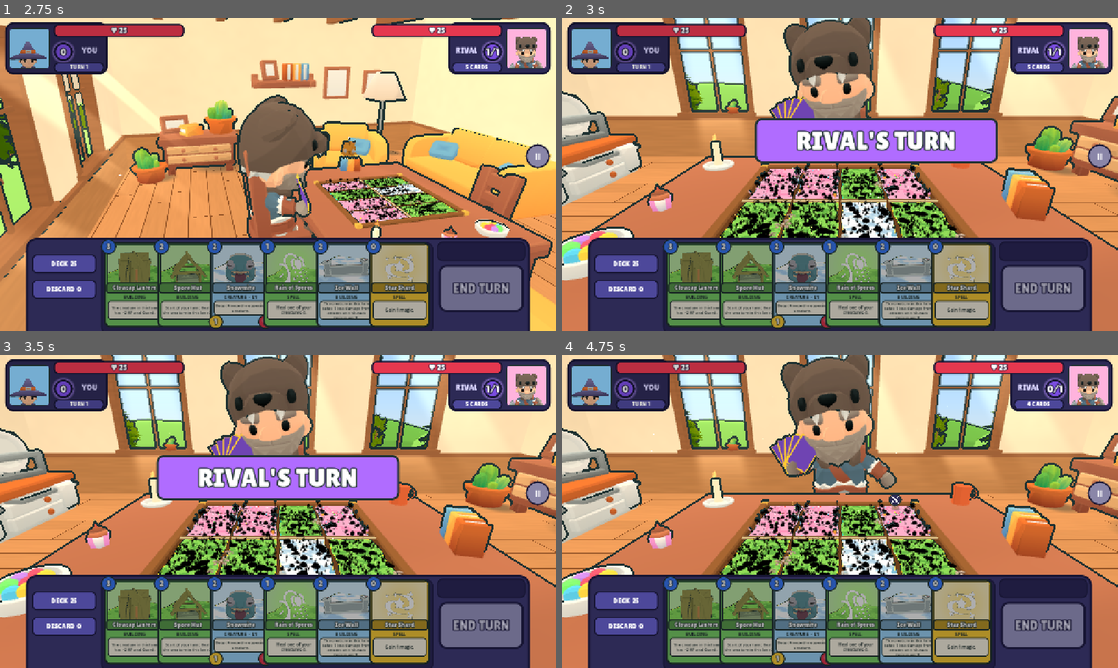
Above: before the commit, frames 1-4 (two rows, left to right).
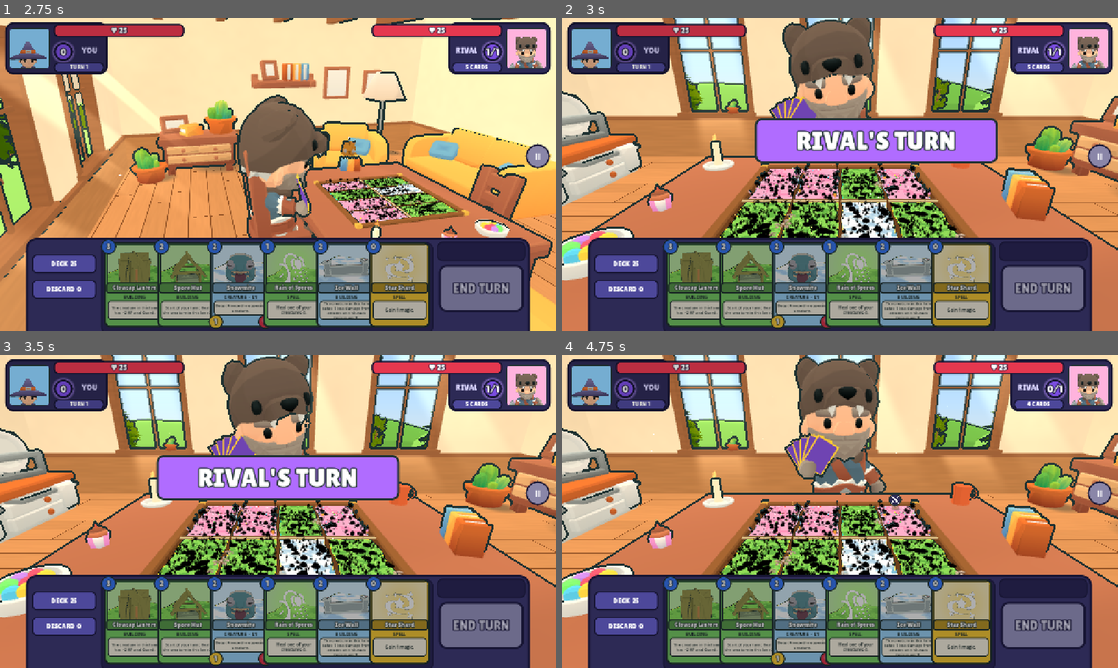
Above: after the commit, the same moments.

Repository: muriarty1893/cardwards
Game: Godot game, scene res://menus/main_menu.tscn
The game is run twice, just before and just after one commit, with the same random seed, the same clock (stepped at 60 frames per second) and the same inputs.
Inputs (mouse positions are in pixels of both pictures, inside the frame that each line leads up to):
- Up to frame 1 (2.75 s): click "Easy" at 0.5 s; click "Easy" at 1.25 s; click "PLAY" at 2 s
- Up to frame 2 (3 s): tap Enter at 2.75 s; drag from (695, 284) to (895, 105) at 2.77 s
- Up to frame 3 (3.5 s): no input
- Up to frame 4 (4.75 s): drag from (751, 621) to (812, 574) at 3.52 s; move the mouse to (801, 621) at 4.27 s; click (801, 621) at 4.42 s

Frame 1 is identical in both runs. In frame 2, 1.1% of the frame differs, in the area x 39-57%, y 0-32%; in frame 3, 1.7%; in frame 4, 4.3%, in the area x 37-61%, y 0-45%.

Commit message:
feat: attacks from wandering positions, hero leaps, rival reactions, close-ups
Attacks run from where the attacker stands to where its target stands (holding both still),
with a camera close-up; hero attacks leap at the seated rival or at the camera with a shake.
The rival leans in to play cards, cheers, flinches, thinks on its turn and wins or slumps.
Aiming starts from the creature's current spot, marks it aiming, and is dropped if it dies;
the rival, its panel and the table in front of it all target the enemy hero. Effects use
current creature positions; hero hits land on the rival.

Co-Authored-By: Claude Opus 5.5 <noreply@anthropic.com>
Claude-Session: https://claude.ai/code/session_01KWhDzHoaJZoxty1TDdYE3R

Diff:
--- /dev/null
+++ b/tests/test_table_events.gd
@@ -0,0 +1,178 @@
+extends TestCase
+## Attacks start from where creatures stand and end where their target stands; everything is let
+## go afterwards; the rival reacts; attacks get a close-up; pointing at the rival or the table in
+## front of them targets the enemy hero; a half-lane picks its creature anywhere in it.
+
+
+func _fast(m: MatchController) -> void:
+	m.player.speed = 20.0
+	m.pace = 20.0
+	m.timing_bar.auto_stop = true
+	m.timing_bar.force_needle = 0.5
+
+
+func _clear_board(m: MatchController) -> void:
+	for p: int in 2:
+		for l: int in 4:
+			m.state.players[p].lanes[l].creature = null
+			m.state.players[p].lanes[l].building = null
+	m.sync_all()
+
+
+func _settle(m: MatchController) -> void:
+	var tree := Engine.get_main_loop() as SceneTree
+	for i: int in 300:
+		await tree.process_frame
+		var moving: bool = m.busy
+		for p: int in 2:
+			for l: int in 4:
+				var v: CreatureView = m.creature_views[p][l]
+				moving = moving or (is_instance_valid(v) and v.busy)
+		if not moving:
+			return
+
+
+func _setup(attacker: StringName, target_hp: int) -> MatchController:
+	var m: MatchController = await Fx.load_match()
+	_fast(m)
+	_clear_board(m)
+	Fx.put_creature(m.state, 0, 1, attacker)
+	Fx.put(m.state, 1, 2, Fx.card(&"dummy", CardData.Kind.CREATURE, 1, 1, target_hp))
+	m.sync_all()
+	m.refresh_ui()
+	return m
+
+
+func _flat(v: Node3D) -> Vector2:
+	return Vector2(v.global_position.x, v.global_position.z)
+
+
+func test_attack_from_mid_roam_ends_at_target() -> bool:
+	var m: MatchController = await _setup(&"flarebeak", 30)
+	var a: CreatureView = m.creature_views[0][1]
+	var t: CreatureView = m.creature_views[1][2]
+	var za: Rect2 = m.board.roam_rect(0, 1)
+	var zt: Rect2 = m.board.roam_rect(1, 2)
+	a.position = Vector3(za.position.x + 0.2, a.position.y, za.end.y - 0.3)
+	t.position = Vector3(zt.end.x - 0.2, t.position.y, zt.position.y + 0.4)
+	var closest: Array[float] = [1e9]
+	var watch := func() -> void:
+		if is_instance_valid(a) and is_instance_valid(t):
+			closest[0] = minf(closest[0], _flat(a).distance_to(_flat(t)))
+	var tree := Engine.get_main_loop() as SceneTree
+	tree.process_frame.connect(watch)
+	await m.request_attack(1, 2)
+	await _settle(m)
+	tree.process_frame.disconnect(watch)
+	assert_true(closest[0] < 0.6, "attacker reached its target where it stood (closest %.2f)" % closest[0])
+	m.queue_free()
+	return true
+
+
+func test_all_released_after_sequences() -> bool:
+	var m: MatchController = await _setup(&"flarebeak", 30)
+	await m.request_attack(1, 2)
+	await _settle(m)
+	# A lethal attack (death) next turn-equivalent: make the attacker ready again.
+	m.state.players[0].lanes[1].creature.attacks_used = 0
+	m.state.players[1].lanes[2].creature.damage = 29
+	await m.request_attack(1, 2)
+	await _settle(m)
+	for p: int in 2:
+		for l: int in 4:
+			var v: CreatureView = m.creature_views[p][l]
+			if not is_instance_valid(v):
+				continue
+			assert_true(not v.busy and not v.aiming, "p%d l%d released" % [p, l])
+			assert_true(m.board.roam_rect(p, l).grow(0.05).has_point(_flat(v)), "p%d l%d back in its zone (%s)" % [p, l, v.position])
+	assert_true(not is_instance_valid(m.creature_views[1][2]), "the target died")
+	m.queue_free()
+	return true
+
+
+func test_target_at_rival_rect() -> bool:
+	var m: MatchController = await Fx.load_match()
+	var r: Rect2 = m.rival.hero_rect(m.rig.camera)
+	assert_eq(m.input._target_at(r.get_center()), -1, "pointing at the rival = enemy hero")
+	m.queue_free()
+	return true
+
+
+func test_target_at_table_strip() -> bool:
+	var m: MatchController = await Fx.load_match()
+	var mid := Vector3(0.0, 0.0, (Board.TRAY_RECT.position.y + Room.TABLE_RECT.position.y) / 2.0)
+	var at: Vector2 = m.rig.camera.unproject_position(mid)
+	assert_eq(m.input._target_at(at), -1, "the table in front of the rival = enemy hero")
+	m.queue_free()
+	return true
+
+
+func test_press_anywhere_on_half_lane_picks() -> bool:
+	var m: MatchController = await _setup(&"flarebeak", 30)
+	var a: CreatureView = m.creature_views[0][1]
+	var z: Rect2 = m.board.roam_rect(0, 1)
+	a.position = Vector3(z.position.x + 0.1, a.position.y, z.get_center().y)
+	var press_at: Vector2 = m.rig.camera.unproject_position(Vector3(z.end.x - 0.1, Island.TOP_Y, z.get_center().y))
+	var ev := InputEventMouseButton.new()
+	ev.button_index = MOUSE_BUTTON_LEFT
+	ev.pressed = true
+	ev.position = press_at
+	m.input._unhandled_input(ev)
+	assert_eq(m.input.mode, InputController.Mode.AIMING, "aiming from the creature in that half-lane")
+	assert_true(a.aiming, "the creature knows it's being aimed with")
+	m.input.cancel()
+	assert_true(not a.aiming, "aim flag cleared on cancel")
+	m.queue_free()
+	return true
+
+
+func test_rival_reacts_to_events() -> bool:
+	var m: MatchController = await Fx.load_match()
+	var tree := Engine.get_main_loop() as SceneTree
+	m.player.play([GameEvent.make(&"creature_played", {"player": 1, "lane": 0, "card": &"cinderpup"})])
+	await tree.process_frame
+	assert_eq(m.rival.upper_anim(), &"Interact", "leans in to play a card")
+	await _settle(m)
+	m.player.play([GameEvent.make(&"hero_damaged", {"player": 0, "amount": 1, "hp": 24})])
+	await tree.process_frame
+	assert_eq(m.rival.upper_anim(), &"Cheer", "cheers when it hits you")
+	await _settle(m)
+	await tree.create_timer(2.0).timeout
+	m.player.play([GameEvent.make(&"hero_damaged", {"player": 1, "amount": 1, "hp": 24})])
+	await tree.process_frame
+	assert_eq(m.rival.upper_anim(), &"Hit_A", "flinches when hit")
+	m.queue_free()
+	await tree.process_frame
+	return true
+
+
+func test_close_up_per_attack() -> bool:
+	var was: bool = Settings.battle_closeups
+	for on: bool in [true, false]:
+		Settings.battle_closeups = on
+		var m: MatchController = await _setup(&"flarebeak", 30)
+		var before: int = m.rig.close_up_count
+		await m.request_attack(1, 2)
+		await _settle(m)
+		assert_eq(m.rig.close_up_count - before, 1 if on else 0, "close-ups %s" % ("on" if on else "off"))
+		m.queue_free()
+	Settings.battle_closeups = was
+	return true
+
+
+## The attacker dies mid-aim: the aim is dropped cleanly.
+func test_aim_cancelled_when_attacker_dies() -> bool:
+	var m: MatchController = await _setup(&"flarebeak", 30)
+	var z: Rect2 = m.board.roam_rect(0, 1)
+	var ev := InputEventMouseButton.new()
+	ev.button_index = MOUSE_BUTTON_LEFT
+	ev.pressed = true
+	ev.position = m.rig.camera.unproject_position(Vector3(z.get_center().x, Island.TOP_Y, z.get_center().y))
+	m.input._unhandled_input(ev)
+	assert_eq(m.input.mode, InputController.Mode.AIMING, "aiming")
+	m.state.players[0].lanes[1].creature = null
+	await m.player.play([GameEvent.make(&"creature_destroyed", {"player": 0, "lane": 1, "card": &"flarebeak"})])
+	assert_eq(m.input.mode, InputController.Mode.IDLE, "aim dropped")
+	assert_true(not m.attack_arrow.visible, "arrow cleared")
+	m.queue_free()
+	return true
--- a/view/event_player.gd
+++ b/view/event_player.gd
@@ -40,6 +40,7 @@
 
 func _play_one(e: GameEvent) -> void:
 	var d: Dictionary = e.data
+	_rival_react(e)
 	if e.type in EFFECT_EVENTS:
 		var kind: StringName = FxDirector.choose(_source, e)
 		await FxDirector.play(kind, _source, e, m)
@@ -111,6 +112,33 @@
 			m.hud.refresh(m.state, MatchController.HUMAN)
 
 
+## The seated rival reacts to what happens at the table.
+func _rival_react(e: GameEvent) -> void:
+	var r: RivalSeat = m.rival
+	if r == null:
+		return
+	var d: Dictionary = e.data
+	var ai: bool = int(d.get("player", -1)) == MatchController.AI
+	match e.type:
+		&"creature_played", &"building_played", &"spell_cast":
+			if ai:
+				r.play_card()
+		&"hero_damaged":
+			if int(d.get("amount", 0)) > 0:
+				if ai:
+					r.flinch()
+				else:
+					r.cheer()
+		&"turn_started":
+			r.think(ai)
+		&"game_over":
+			r.think(false)
+			if int(d.get("winner", -1)) == MatchController.AI:
+				r.win()
+			else:
+				r.lose()
+
+
 func _view(p: int, l: int) -> CreatureView:
 	var v: Variant = m.creature_views[p][l]
 	return v as CreatureView if is_instance_valid(v) else null
@@ -160,6 +188,7 @@
 
 
 func _death(d: Dictionary) -> void:
+	m.input.creature_gone(d["player"], d["lane"])
 	var v: CreatureView = _view(d["player"], d["lane"])
 	if v == null:
 		return
@@ -187,33 +216,84 @@
 	if v == null:
 		return
 	var foe: int = 1 - p
+	var tl: int = int(d.get("target_lane", -1))
+	var tv: CreatureView = _view(foe, tl) if tl >= 0 else null
 	var home: Vector3 = v.position
-	var tl: int = int(d.get("target_lane", -1))
-	var target: Vector3 = m.board.anchor(foe, tl) if tl >= 0 else m.board.hero_point(foe, lane)
-	target = home.lerp(target, 0.78)
+	var hero: bool = tl < 0
+	var target: Vector3
+	if tv:
+		tv.busy = true
+		# Stop just short of the target, wherever it stands.
+		var to: Vector3 = tv.position
+		var gap := Vector3(to.x - home.x, 0.0, to.z - home.z)
+		target = to - gap.normalized() * minf(0.35, gap.length() * 0.5)
+	else:
+		target = m.board.hero_point(foe, lane)
+		target.x = home.x
 	v.busy = true
-	# Wind-up squash, then the leap (the impact plays with the damage event that follows).
+	var out_t: float = 0.3 / speed
+	var back_t: float = 0.4 / speed
+	m.rig.close_up(v.global_position, Vector3(target.x, home.y, target.z), (0.2 + 0.3 + 0.15 + 0.4 + (0.35 if hero else 0.0)) / speed)
+	# Wind-up squash, then the run (the impact plays with the damage event that follows).
 	var base: Vector3 = v.body.scale
 	var wind := v.create_tween()
 	wind.tween_property(v.body, "scale", base * Vector3(1.15, 0.8, 1.15), 0.12 / speed)
 	wind.tween_property(v.body, "scale", base, 0.08 / speed)
 	await wind.finished
+	if not is_instance_valid(v):
+		return
+	var flat := Vector2(target.x - home.x, target.z - home.z)
+	if flat.length() > 0.01:
+		v.rotation.y = atan2(flat.x, flat.y)
 	v.play_attack()
-	var trail := Burst.spawn(v, &"dust_ring", v.global_position, Color(1, 1, 1, 0.6), 0.6)
+	var trail := Burst.spawn(v, &"dust_ring", v.global_position, Color(1, 1, 1, 0.6), 0.4)
 	trail.one_shot = false
 	var out := v.create_tween()
 	out.tween_method(func(k: float) -> void:
-		v.position = home.lerp(target, k * k) + Vector3(0, sin(k * PI) * 0.9, 0), 0.0, 1.0, 0.3 / speed)
+		v.position = home.lerp(target, k * k) + Vector3(0, sin(k * PI) * 0.5, 0), 0.0, 1.0, out_t)
 	await out.finished
 	if is_instance_valid(trail):
 		trail.queue_free()
+	if not is_instance_valid(v):
+		return
+	var turn_back: Vector3 = target
+	if hero:
+		turn_back = await _hero_leap(v, target, foe)
+		if not is_instance_valid(v):
+			return
+	if tv:
+		var t_ref: CreatureView = tv
+		get_tree().create_timer(0.6 / speed).timeout.connect(func() -> void:
+			if is_instance_valid(t_ref):
+				t_ref.busy = false)
 	var back := v.create_tween()
 	back.tween_interval(0.15 / speed)
 	back.tween_method(func(k: float) -> void:
-		v.position = target.lerp(home, k) + Vector3(0, sin(k * PI) * 0.4, 0), 0.0, 1.0, 0.4 / speed)
+		v.position = turn_back.lerp(home, k) + Vector3(0, sin(k * PI) * 0.3, 0), 0.0, 1.0, back_t)
 	back.tween_callback(func() -> void:
 		v.position = home
 		v.busy = false)
+
+
+## From the board's edge: a leap at the rival (who flinches with the damage) or, when the rival's
+## creature attacks you, at the camera with a shake. Returns where the creature lands again.
+func _hero_leap(v: CreatureView, edge: Vector3, foe: int) -> Vector3:
+	var peak: Vector3
+	if foe == MatchController.AI and m.rival:
+		peak = edge.lerp(m.rival.hand_point(), 0.45)
+	else:
+		peak = edge.lerp(m.rig.camera.global_position, 0.35)
+	var up := v.create_tween()
+	up.tween_method(func(k: float) -> void:
+		v.position = edge.lerp(peak, k) + Vector3(0, sin(k * PI) * 0.4, 0), 0.0, 1.0, 0.18 / speed)
+	await up.finished
+	if foe == MatchController.HUMAN:
+		m.rig.kick(0.6)
+	var down := v.create_tween()
+	down.tween_method(func(k: float) -> void:
+		v.position = peak.lerp(edge, k), 0.0, 1.0, 0.17 / speed)
+	await down.finished
+	return edge
 
 
 ## Brief freeze-frame on impact. Always restores the time scale.
--- a/view/fx/fx_director.gd
+++ b/view/fx/fx_director.gd
@@ -68,14 +68,14 @@
 				var foe: int = 1 - int(source["player"])
 				for l: int in 4:
 					if m.state.players[foe].lanes[l].creature != null or l == int(d["lane"]):
-						pts.append(m.board.anchor(foe, l))
+						pts.append(spot(m, foe, l))
 				Rain.over(m, pts, &"embers", 0.6 / sp)
 				await _wait(m, 0.45 / sp)
 				if not is_instance_valid(m):
 					return
 		&"rain_of_spores":
-			var spot: Array[Vector3] = [m.board.anchor(d["player"], d["lane"])]
-			Rain.over(m, spot, &"spores", 0.5 / sp)
+			var spots: Array[Vector3] = [spot(m, d["player"], d["lane"])]
+			Rain.over(m, spots, &"spores", 0.5 / sp)
 			await _wait(m, 0.4 / sp)
 			if not is_instance_valid(m):
 				return
@@ -170,7 +170,7 @@
 			# instead of a shake (a shake would fight the flight tween over its position).
 			var hit_back: bool = d.get("kind", &"") == &"hit_back"
 			if hit_back and v:
-				pos = v.global_position + (pos - m.board.anchor(d["player"], d["lane"]))
+				pos = v.global_position + (pos - spot(m, d["player"], d["lane"]))
 			var attack: bool = kind == &"attack_hit"
 			if attack:
 				await m.player.hit_stop()
@@ -229,7 +229,7 @@
 				return
 		&"creature_healed":
 			if int(d["amount"]) > 0:
-				var pos: Vector3 = m.board.anchor(d["player"], d["lane"]) + Vector3(0, 0.6, 0)
+				var pos: Vector3 = spot(m, d["player"], d["lane"]) + Vector3(0, 0.4, 0)
 				Burst.spawn(m, &"heal", pos, Color.WHITE, 1.2)
 				Audio.sfx(&"heal")
 				DamageNumber.spawn(m, _number_pos(m, d["player"], d["lane"]), "+%d" % d["amount"], HEAL)
@@ -298,17 +298,28 @@
 ## screen, so its numbers sit lower and toward the middle line to stay visible.
 static func _number_pos(m: MatchController, p: int, lane: int) -> Vector3:
 	if p == MatchController.HUMAN:
-		return m.board.anchor(p, lane) + Vector3(0, 1.2, 0)
-	return m.board.anchor(p, lane) + Vector3(0, 0.7, 1.0)
+		return spot(m, p, lane) + Vector3(0, 0.9, 0)
+	return spot(m, p, lane) + Vector3(0, 0.6, 0.6)
 
 
 static func _creature_pos(m: MatchController, d: Dictionary) -> Vector3:
-	return m.board.anchor(d["player"], d["lane"]) + Vector3(0, 0.5, 0)
-
-
-## Where a hero "stands": behind the middle of their lanes, toward their own edge.
+	return spot(m, d["player"], d["lane"]) + Vector3(0, 0.3, 0)
+
+
+## Where the creature in a lane is right now (it wanders); the lane's centre if there is none.
+static func spot(m: MatchController, p: int, lane: int) -> Vector3:
+	var v: Variant = m.creature_views[p][lane]
+	if is_instance_valid(v):
+		return (v as Node3D).global_position
+	return m.board.anchor(p, lane)
+
+
+## Where a hero is: the rival at the far side of the table (their chest), you just in front of
+## your edge of the board.
 static func _hero_pos(m: MatchController, p: int) -> Vector3:
-	return Vector3(0, 1.4, 3.6 if p == MatchController.HUMAN else -3.6)
+	if p == MatchController.AI and m.rival:
+		return m.rival.bone_position(&"chest")
+	return Vector3(0, 1.2, 7.0)
 
 
 static func _source_pos(m: MatchController, source: Dictionary) -> Vector3:
@@ -321,7 +332,7 @@
 		var b: Variant = m.building_views[p][lane]
 		if is_instance_valid(b):
 			return (b as Node3D).global_position + Vector3(0, 1.0, 0)
-	return m.board.anchor(p, lane) + Vector3(0, 0.6, 0)
+	return spot(m, p, lane) + Vector3(0, 0.4, 0)
 
 
 static func _element(m: MatchController, source: Dictionary) -> StringName:
--- a/view/input_controller.gd
+++ b/view/input_controller.gd
@@ -174,6 +174,10 @@
 	mode = Mode.AIMING
 	_aim_lane = lane
 	_press_pos = pos
+	var av: CreatureView = _aim_view()
+	if av:
+		av.aiming = true
+		av.aim_at = av.position + Vector3(0, 0, -1)
 	var foe: int = 1 - _human()
 	var targets: Array[int] = Rules.attack_targets(_state(), _human(), lane)
 	for l: int in 4:
@@ -187,21 +191,50 @@
 	_update_aim(pos)
 
 
+## The aimed creature's view (null if it is gone).
+func _aim_view() -> CreatureView:
+	if _aim_lane < 0:
+		return null
+	var v: Variant = match_ctl.creature_views[_human()][_aim_lane]
+	return v as CreatureView if is_instance_valid(v) else null
+
+
+## The arrow starts from wherever the aimed creature stands.
 func _aim_origin() -> Vector2:
-	return match_ctl.rig.camera.unproject_position(match_ctl.board.anchor(_human(), _aim_lane))
-
-
-## The enemy lane under the pointer, -1 for the enemy hero's corner, -2 for nothing.
+	var v: CreatureView = _aim_view()
+	var at: Vector3 = v.global_position if v else match_ctl.board.anchor(_human(), _aim_lane)
+	return match_ctl.rig.camera.unproject_position(at)
+
+
+## The table between the board's far edge and the rival (world x/z): pointing there means the hero.
+static func table_strip() -> Rect2:
+	var t: Rect2 = Board.TRAY_RECT
+	return Rect2(t.position.x, Room.TABLE_RECT.position.y, t.size.x, t.position.y - Room.TABLE_RECT.position.y)
+
+
+## The enemy lane under the pointer, -1 for the enemy hero (the rival, their corner panel or the
+## table in front of them), -2 for nothing.
 func _target_at(pos: Vector2) -> int:
+	var cam: Camera3D = match_ctl.rig.camera
+	var hit: Dictionary = match_ctl.board.lane_at_screen(cam, pos)
+	if not hit.is_empty() and int(hit["player"]) != _human():
+		return int(hit["lane"])
 	if match_ctl.hud.hero_rect(false).has_point(pos):
 		return -1
-	var hit: Dictionary = match_ctl.board.lane_at_screen(match_ctl.rig.camera, pos)
-	if not hit.is_empty() and int(hit["player"]) != _human():
-		return int(hit["lane"])
+	if match_ctl.rival and match_ctl.rival.hero_rect(cam).has_point(pos):
+		return -1
+	var g: Vector3 = match_ctl.board.ground_at_screen(cam, pos)
+	if g.is_finite() and table_strip().has_point(Vector2(g.x, g.z)):
+		return -1
 	return -2
 
 
 func _update_aim(pos: Vector2) -> void:
+	var v: CreatureView = _aim_view()
+	if v:
+		var g: Vector3 = match_ctl.board.ground_at_screen(match_ctl.rig.camera, pos)
+		if g.is_finite():
+			v.aim_at = g
 	var t: int = _target_at(pos)
 	var ok: bool = t != -2 and t in Rules.attack_targets(_state(), _human(), _aim_lane)
 	match_ctl.attack_arrow.aim(_aim_origin(), pos, ok)
@@ -252,7 +285,16 @@
 	_begin_card_targets(-1, lane, true)
 
 
+## A creature left the board: if it was the one being aimed with, drop the aim.
+func creature_gone(p: int, lane: int) -> void:
+	if mode == Mode.AIMING and p == _human() and lane == _aim_lane:
+		cancel()
+
+
 func cancel() -> void:
+	var v: CreatureView = _aim_view()
+	if v:
+		v.aiming = false
 	mode = Mode.IDLE
 	_targets = []
 	_aim_lane = -1
